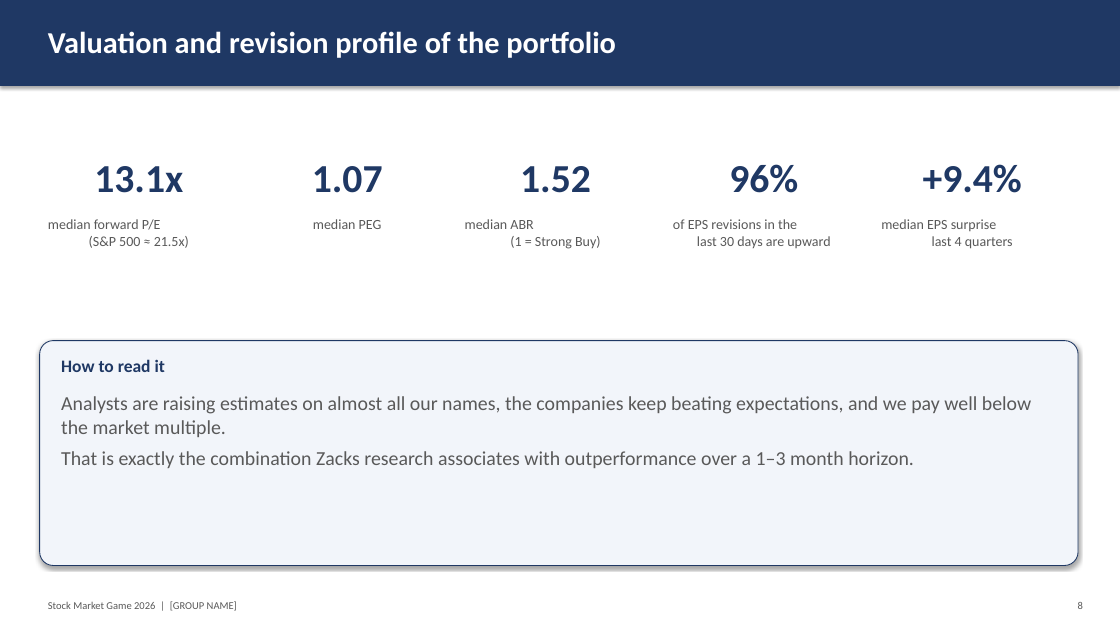
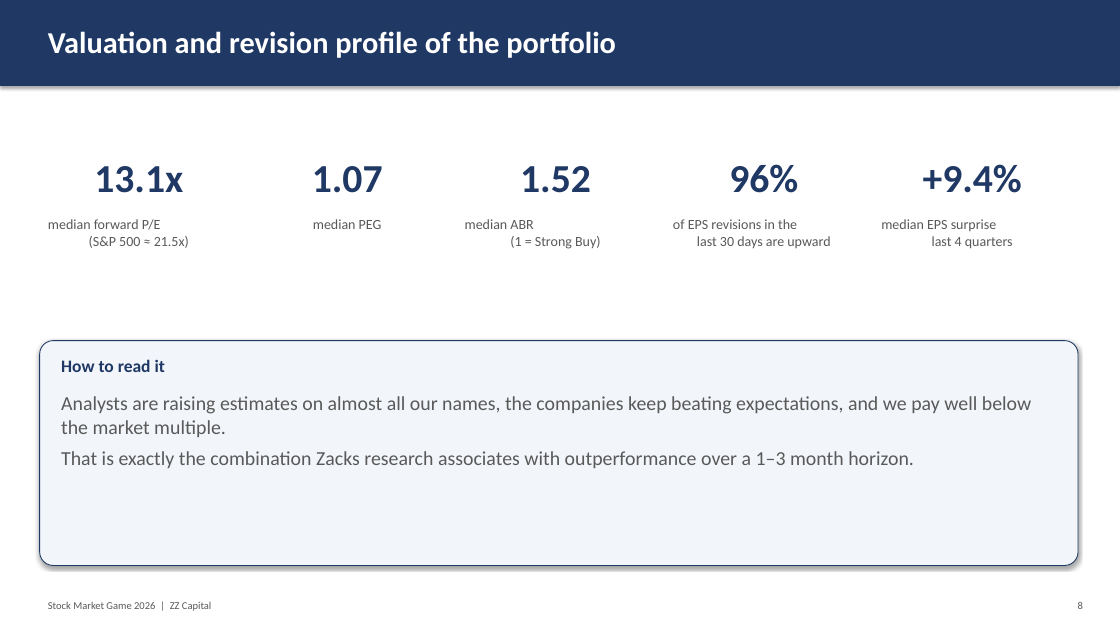
Before and after one commit to cristianozonta220405-afk/Uni, a slide deck: slide 8 of SMG/out/presentazione_strategia.pptx. Drawn at 1120x630 pixels with LibreOffice and Linux fonts; fonts in the diff are those of the drawing. Boxes give left, top, right and bottom in pixels: in the first picture for what was removed or moved away, otherwise in the second. Text is boxed around its words. In the diff, an @@ line names an element or a change of style, - is before the commit and + after.

```diff
--- a/SMG/out/presentazione_strategia.pptx
+++ b/SMG/out/presentazione_strategia.pptx
@@ text at (x1=48, y1=602, x2=211, y2=611): text changed @@
-Stock Market Game 2026 | [GROUP NAME]
+Stock Market Game 2026 | ZZ Capital
```
Also in this commit, not shown: 11 other slides changed, 9 other files.
